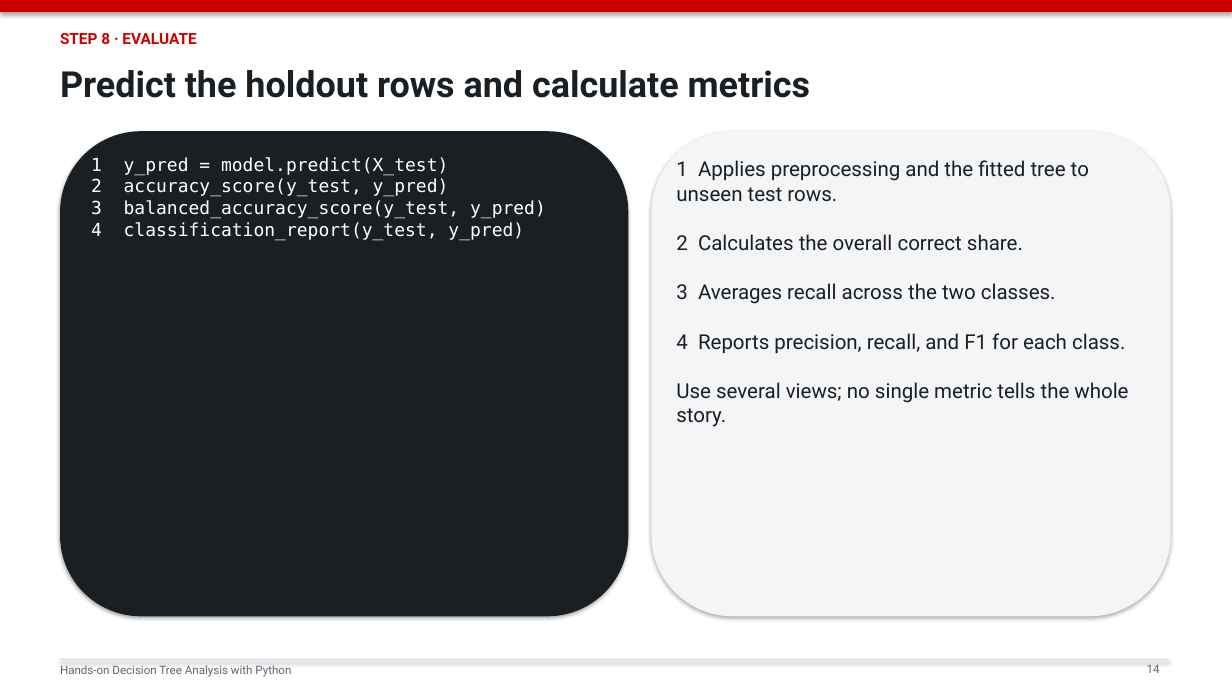
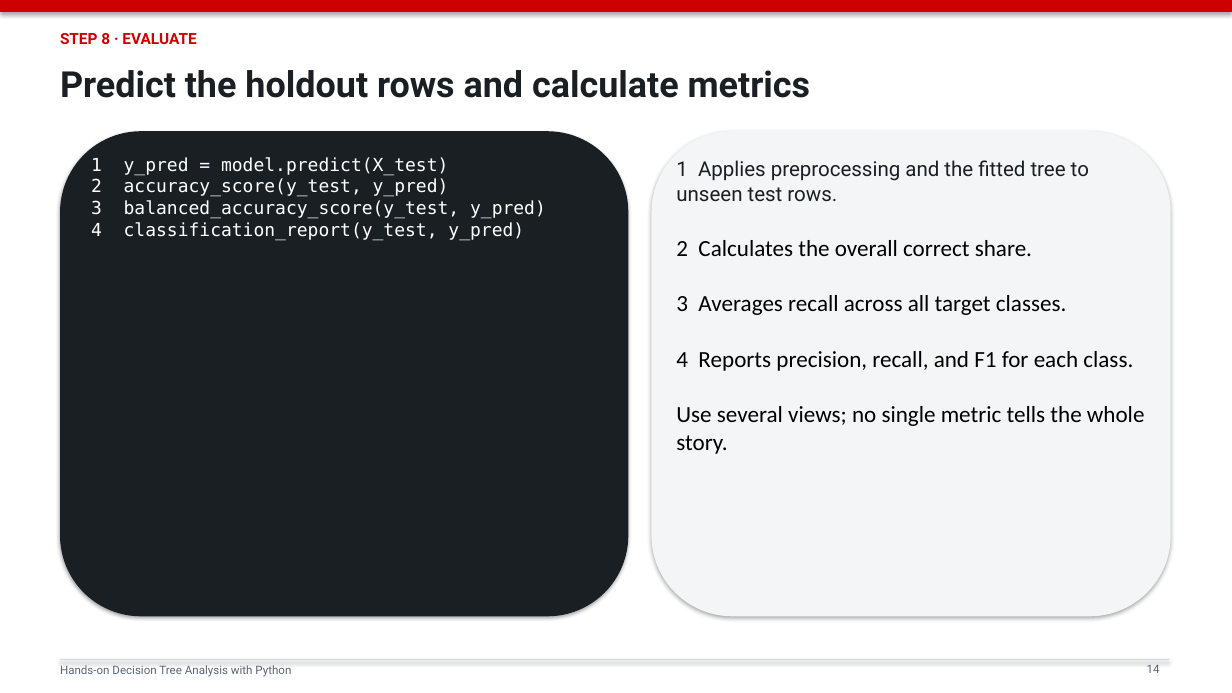
Before and after one commit to mojiahui777/ba_course, a slide deck: slide 14 of decision_tree_python_slides.pptx. Drawn at 1232x693 pixels with LibreOffice and Linux fonts; fonts in the diff are those of the drawing. Boxes give left, top, right and bottom in pixels: in the first picture for what was removed or moved away, otherwise in the second. Text is boxed around its words. In the diff, an @@ line names an element or a change of style, - is before the commit and + after.

Commit message:
Make decision tree workflow reusable

```diff
--- a/decision_tree_python_slides.pptx
+++ b/decision_tree_python_slides.pptx
@@ text at <box>676,160,1145,454</box>: text changed; size 16 to 18 pt; font Roboto to Calibri; text colour #1A1F24 to #000000 @@
-1 Applies preprocessing and the fitted tree to unseen test rows.
-2 Calculates the overall correct share.
-3 Averages recall across the two classes.
-4 Reports precision, recall, and F1 for each class.
-Use several views; no single metric tells the whole story.
+1 Applies preprocessing and the fitted tree to unseen test rows.
+2 Calculates the overall correct share.
+3 Averages recall across all target classes.
+4 Reports precision, recall, and F1 for each class.
+Use several views; no single metric tells the whole story.
```
Also in this commit, not shown: 21 other slides changed, 1 other file.
